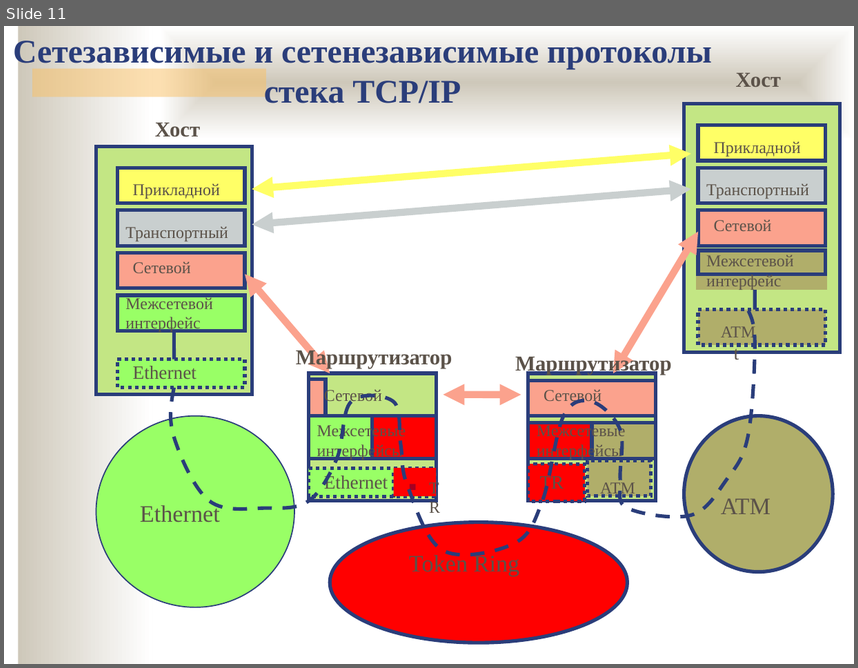
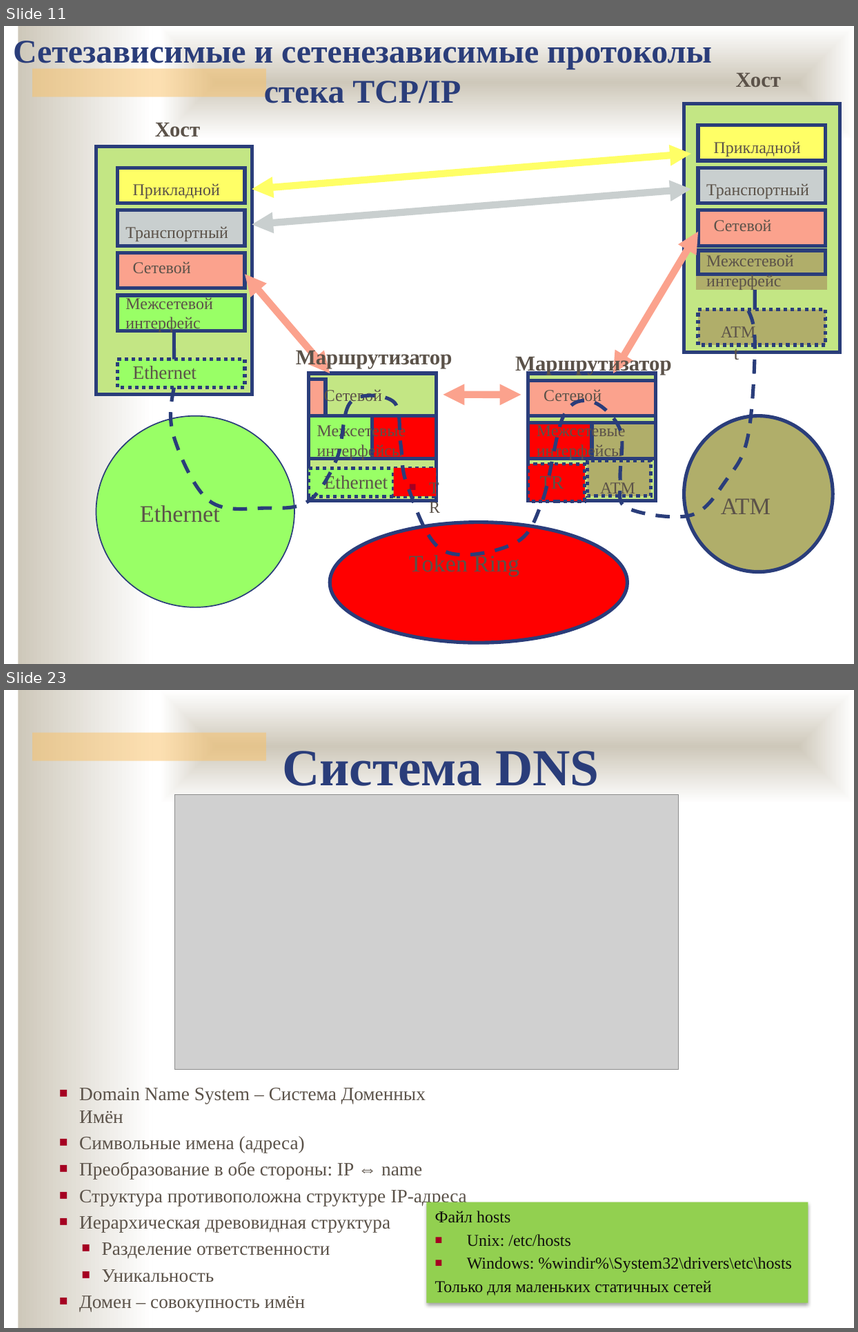
Before and after one commit to ukoloff/nets, a slide deck: 09.pptx. Shown one above the other, each under a label of ours: slide 11 before the commit, slides 11 and 23 after it; the slides between them are not shown. The pictures are 858x668 and 858x1332 pixels, drawn with LibreOffice and Linux fonts; fonts in the diff are those of the drawing; grey boxes stand for pictures; background and template pictures are left out. Boxes give left, top, right and bottom in pixels: in the first picture for what was removed or moved away, otherwise in the second. Text is boxed around its words. In the diff, an @@ line names an element or a change of style, - is before the commit and + after.

```diff
--- a/09.pptx
+++ b/09.pptx
@@ slide 23 added at (4, 690, 854, 1328), background #FFFFFF; not listed: 3 template elements that a slide beside it also shows @@
@@ text added at (282, 751, 599, 795), 44 pt, text #2A3D7A, bold @@
+Система DNS
@@ picture added at (175, 795, 679, 1069) @@
@@ text added at (79, 1087, 467, 1311), 16 pt, text #5B5249 @@
+■ Domain Name System – Система Доменных Имён
+■ Символьные имена (адреса)
+■ Преобразование в обе стороны: IP ⇔ name
+■ Структура противоположна структуре IP-адреса
+■ Иерархическая древовидная структура
+  ■ Разделение ответственности
+  ■ Уникальность
+■ Домен – совокупность имён
@@ rectangle added at (426, 1202, 808, 1302), fill #92D050, 14 pt, text #100E0C @@
+Файл hosts
+■ Unix: /etc/hosts
+■ Windows: %windir%\System32\drivers\etc\hosts
+Только для маленьких статичных сетей
```
Also in this commit, not shown: 15 other slides added.
